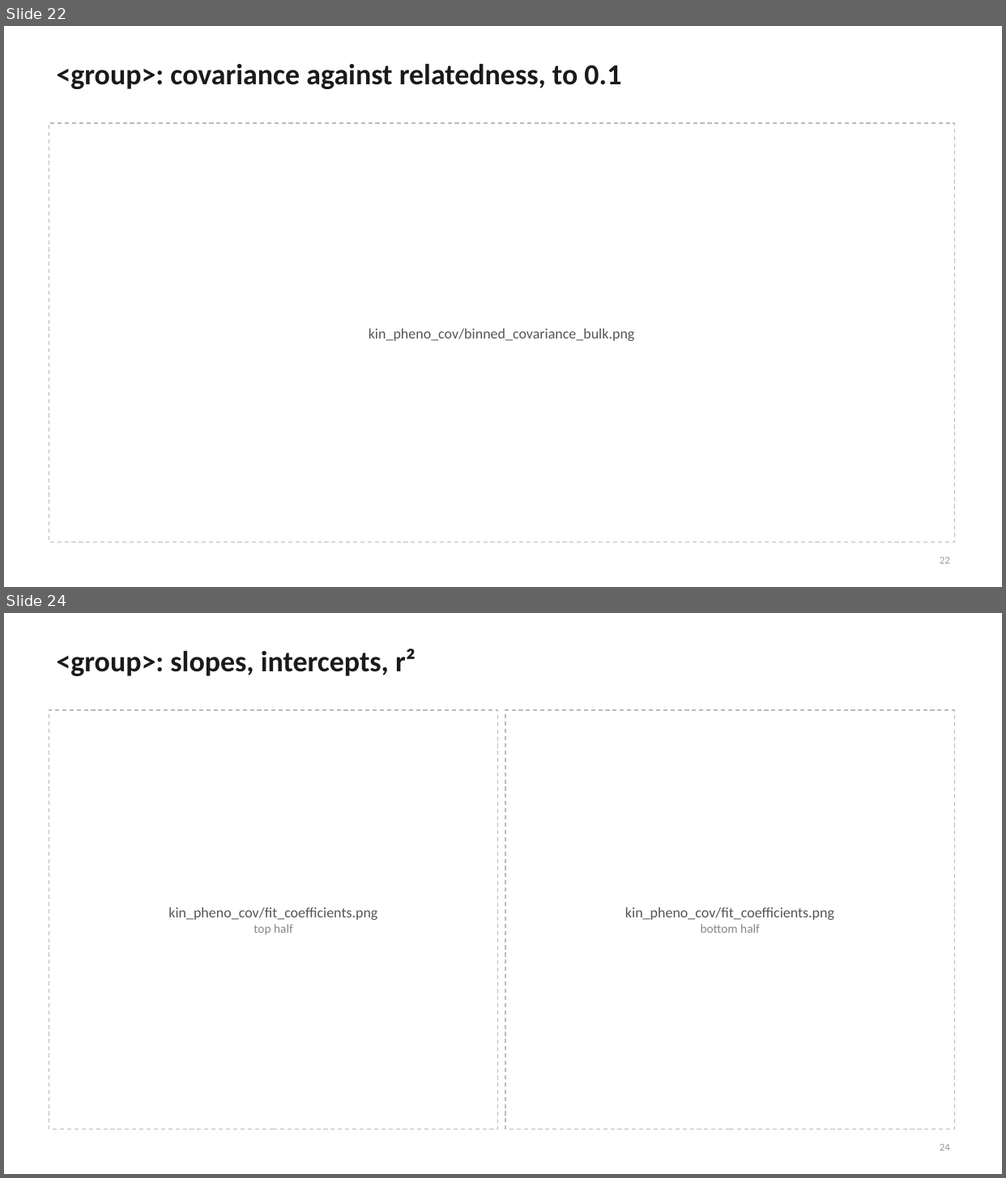
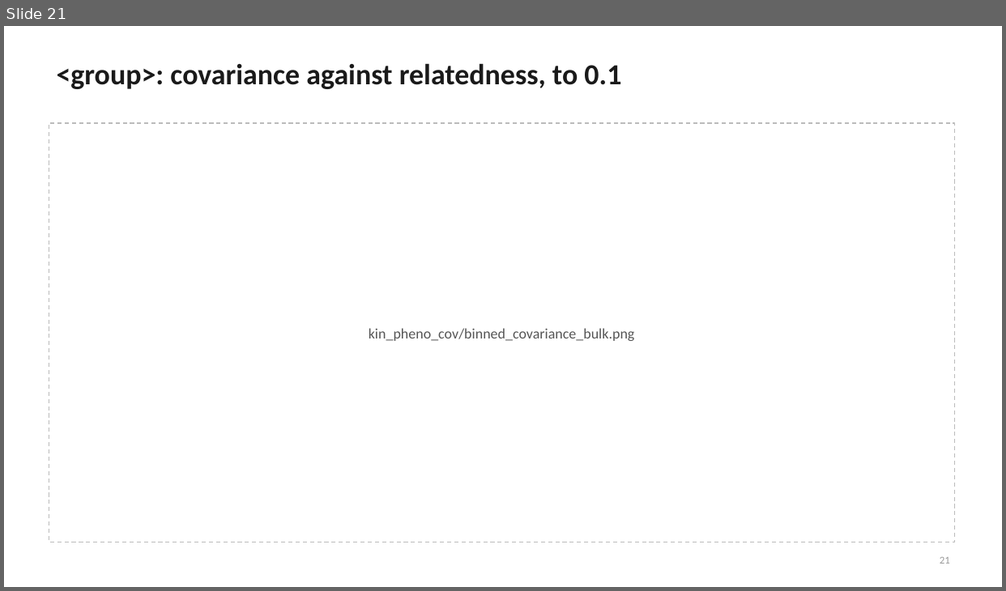
Before and after one commit to mkiravn/aou-covariance, a slide deck: slides/relatedness_condensed.pptx. Shown one above the other, each under a label of ours: slides 22 and 24 before the commit, slide 21 after it; the slides between them are not shown. The pictures are 1006x1178 and 1006x591 pixels, drawn with LibreOffice and Linux fonts; fonts in the diff are those of the drawing. Boxes give left, top, right and bottom in pixels: in the first picture for what was removed or moved away, otherwise in the second. Text is boxed around its words. In the diff, an @@ line names an element or a change of style, - is before the commit and + after.

```diff
--- a/slides/relatedness_condensed.pptx
+++ b/slides/relatedness_condensed.pptx
@@ slide 24 removed at bbox=[4, 613, 1002, 1174], background #FFFFFF @@
@@ title removed at bbox=[57, 649, 415, 676] @@
-<group>: slopes, intercepts, r²
@@ rectangle removed at bbox=[49, 710, 498, 1130] @@
@@ rectangle removed at bbox=[505, 710, 955, 1130] @@
@@ text removed at bbox=[168, 907, 377, 935] @@
-kin_pheno_cov/fit_coefficients.png
-top half
@@ text removed at bbox=[625, 907, 834, 933] @@
-kin_pheno_cov/fit_coefficients.png
-bottom half
@@ page number removed at bbox=[940, 1144, 950, 1151] @@
-24
@@ what was slide 22 is now slide 21 @@
@@ page number at bbox=[940, 557, 950, 564]: text changed @@
-22
+21
```
Also in this commit, not shown: 1 slide changed, 2 other slides removed, 1 other file.
